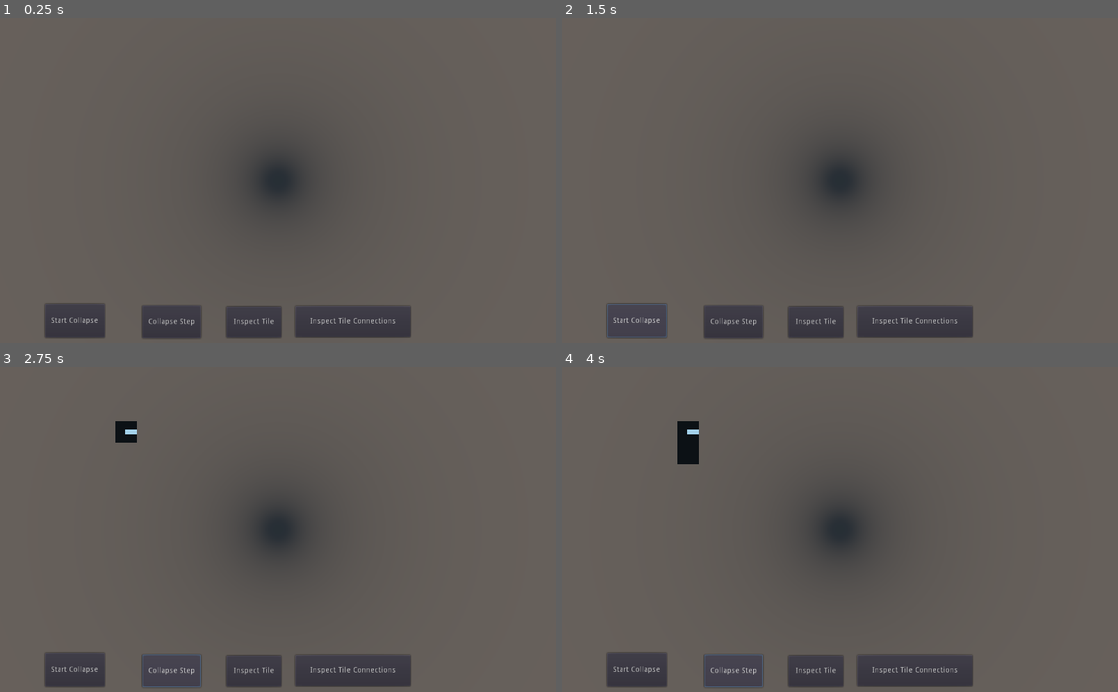
Above: before the commit, frames 1-4 (two rows, left to right).
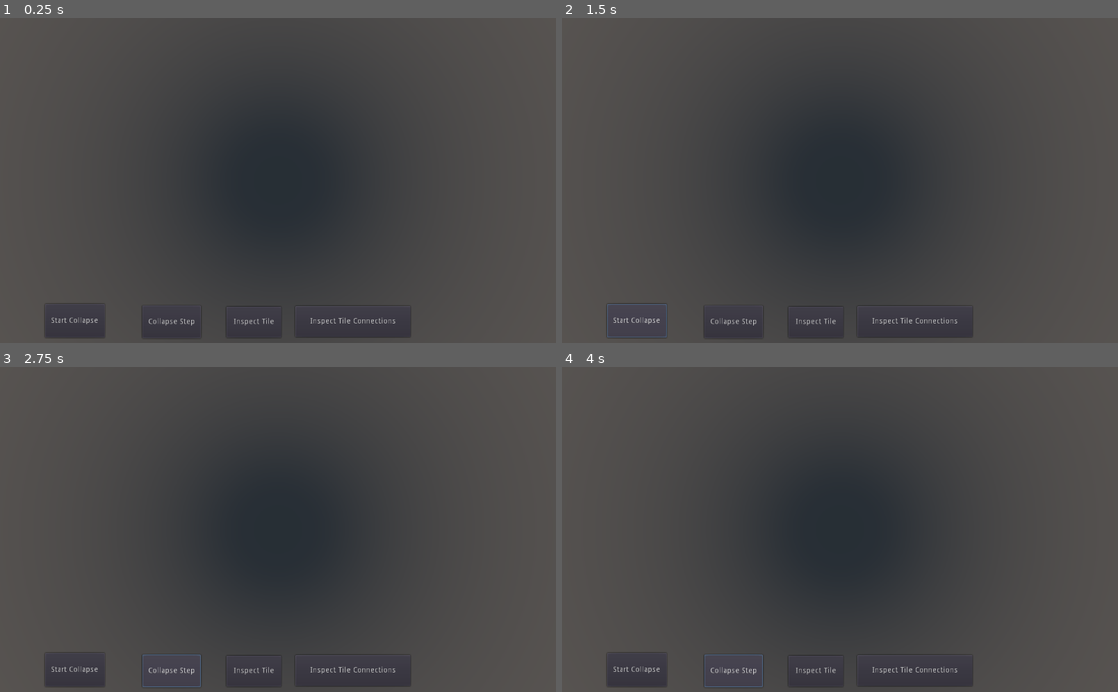
Above: after the commit, the same moments.

Repository: BardiTheWeird/waveFunctionCollapse
Game: Godot game, scene res://Map.tscn
The game is run twice, just before and just after one commit, with the same random seed, the same clock (stepped at 60 frames per second) and the same inputs. The project has no main scene, so this scene is started directly.
Inputs:
- Up to frame 1 (0.25 s): no input
- Up to frame 2 (1.5 s): click "Start Collapse" at 0.5 s; click "Start Collapse" at 1.25 s
- Up to frame 3 (2.75 s): click "Collapse Step" at 2 s
- Up to frame 4 (4 s): click "Inspect Tile" at 2.75 s; click "Collapse Step" at 3.5 s

The runs differ from the first frame. In frame 1, 53% of the frame differs, in the area x 16-84%, y 0-100%; in frame 2, 53%; in frame 3, 53%; in frame 4, 53%.

Commit message:
made basic ui controls work; added "inspect tile"

Diff:
--- a/godot/Map.gd
+++ b/godot/Map.gd
@@ -1,4 +1,5 @@
 extends Node
+class_name Map
 
 onready var tile_manager  = $"/root/TileManager"
 onready var connection_manager = $"/root/ConnectionsManager"
@@ -125,10 +126,23 @@
 	for connection in tile_connections:
 		connection_manager.add_connection(connection)
 
-	initialize_map()
-	initialize_collapse_map()
-	# fill_map()
+func draw_single_tile(tile_key: String):
+	initialize_map(Vector2(1,1))
+	var tile = tile_manager.create_tile_from_key(tile_key)
+	map[0][0] = tile
+	add_child(tile)
+
 	set_camera_to_map()
+
+func draw_all_tile_connections(tile_key: String):
+	pass
+
+func clear_map():
+	for column in map:
+		for tile in column:
+			if tile:
+				tile.queue_free()
+	map = []
 
 func map_to_world_coordinatesv(map_coordinates: Vector2) -> Vector3:
 	return map_to_world_coordinates(map_coordinates.x, map_coordinates.y)
@@ -149,21 +163,29 @@
 func set_map_tilev(map: Array, coordinates: Vector2, new_tile):
 	map[coordinates.x][coordinates.y] = new_tile
 
-func initialize_map():
-	map.resize(map_size.x)
+func initialize_map(size = null):
+	if size == null:
+		size = map_size
+
+	clear_map()
+	map.resize(size.x)
 	for x in map.size():
 		map[x] = []
-		map[x].resize(map_size.y)
-
-func initialize_collapse_map():
+		map[x].resize(size.y)
+
+func initialize_collapse():
+	initialize_map()
 	var tile_keys = tile_manager.tile_spec_dict.keys()
 
+	collapse_map = []
 	collapse_map.resize(map_size.x)
 	for x in range(collapse_map.size()):
 		collapse_map[x] = []
 		collapse_map[x].resize(map_size.y)
 		for y in range(collapse_map[x].size()):
 			collapse_map[x][y] = CollapseTile.new(tile_keys)
+
+	set_camera_to_map()
 
 # return true if wave function collapse is done
 func collapse_step() -> bool:
@@ -249,6 +271,10 @@
 			add_child(tile)
 
 func set_camera_to_map():
+	var map_size = Vector2(map.size(), 0)
+	if map.size() > 0:
+		map_size.y = map[0].size()
+
 	$Camera.size = max(map_size.x, map_size.y)
 	$Camera.translation.x = tile_size * (map_size.x - 1) / 2
 	$Camera.translation.z = tile_size * (map_size.y - 1) / 2
--- /dev/null
+++ b/godot/UI.gd
@@ -0,0 +1,53 @@
+extends Control
+
+enum State {
+	Idle,
+	Collapsing,
+	ChoosingTileToInspect,
+	InspectingTile,
+	ChoosingTileToInspectConnections,
+	InspectingTileConnections,
+}
+
+onready var tile_manager = $"/root/TileManager"
+onready var map : Map = get_parent()
+var state = State.Idle
+
+var tile_list = []
+
+# Called when the node enters the scene tree for the first time.
+func _ready():
+	pass
+
+func _on_StartCollapse_pressed():
+	state = State.Collapsing
+	map.initialize_collapse()
+
+func _on_CollapseStep_pressed():
+	map.collapse_step()
+
+func _on_InspectTile_pressed():
+	populate_tile_list()
+	$TileList.show()
+	state = State.ChoosingTileToInspect
+
+func _on_InspectTileConnections_pressed():
+	populate_tile_list()
+	pass # Replace with function body.
+
+func _on_TileList_item_selected(index):
+	$TileList.hide()
+	var tile_key: String = tile_list[index]
+	if state == State.ChoosingTileToInspect:
+		state = State.InspectingTile
+		map.draw_single_tile(tile_key)
+	elif state == State.ChoosingTileToInspectConnections:
+		state = State.InspectingTileConnections
+		map.draw_all_tile_connections(tile_key)
+
+
+func populate_tile_list():
+	$TileList.clear()
+	tile_list = tile_manager.tile_spec_dict.keys()
+	for key in tile_list:
+		$TileList.add_item(key)
--- a/godot/project.godot
+++ b/godot/project.godot
@@ -19,6 +19,11 @@
 "language": "GDScript",
 "path": "res://ImagePixelFilters/ImagePixelFilter.gd"
 }, {
+"base": "Node",
+"class": "Map",
+"language": "GDScript",
+"path": "res://Map.gd"
+}, {
 "base": "PackedScene",
 "class": "Prefab",
 "language": "GDScript",
@@ -37,6 +42,7 @@
 _global_script_class_icons={
 "Connection": "",
 "ImagePixelFilter": "",
+"Map": "",
 "Prefab": "",
 "TextureGenerator": "",
 "TileSpec": ""
--- a/godot/shared/TileManager.gd
+++ b/godot/shared/TileManager.gd
@@ -20,3 +20,7 @@
 	mesh.set_surface_material(0, material)
 
 	return tile
+
+func create_tile_from_key(key: String) -> Spatial:
+	var spec = tile_spec_dict[key]
+	return create_tile(spec)
